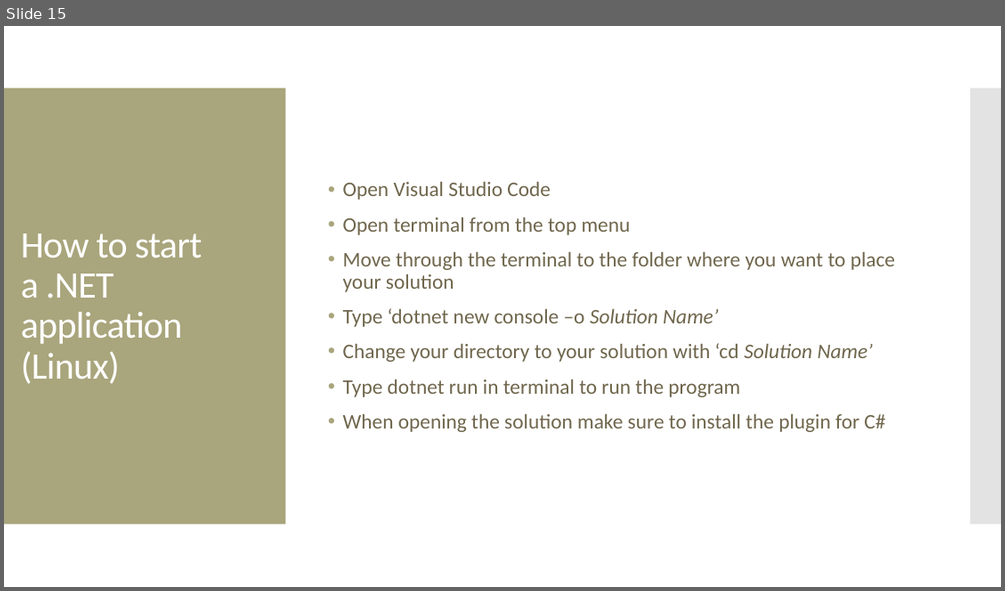
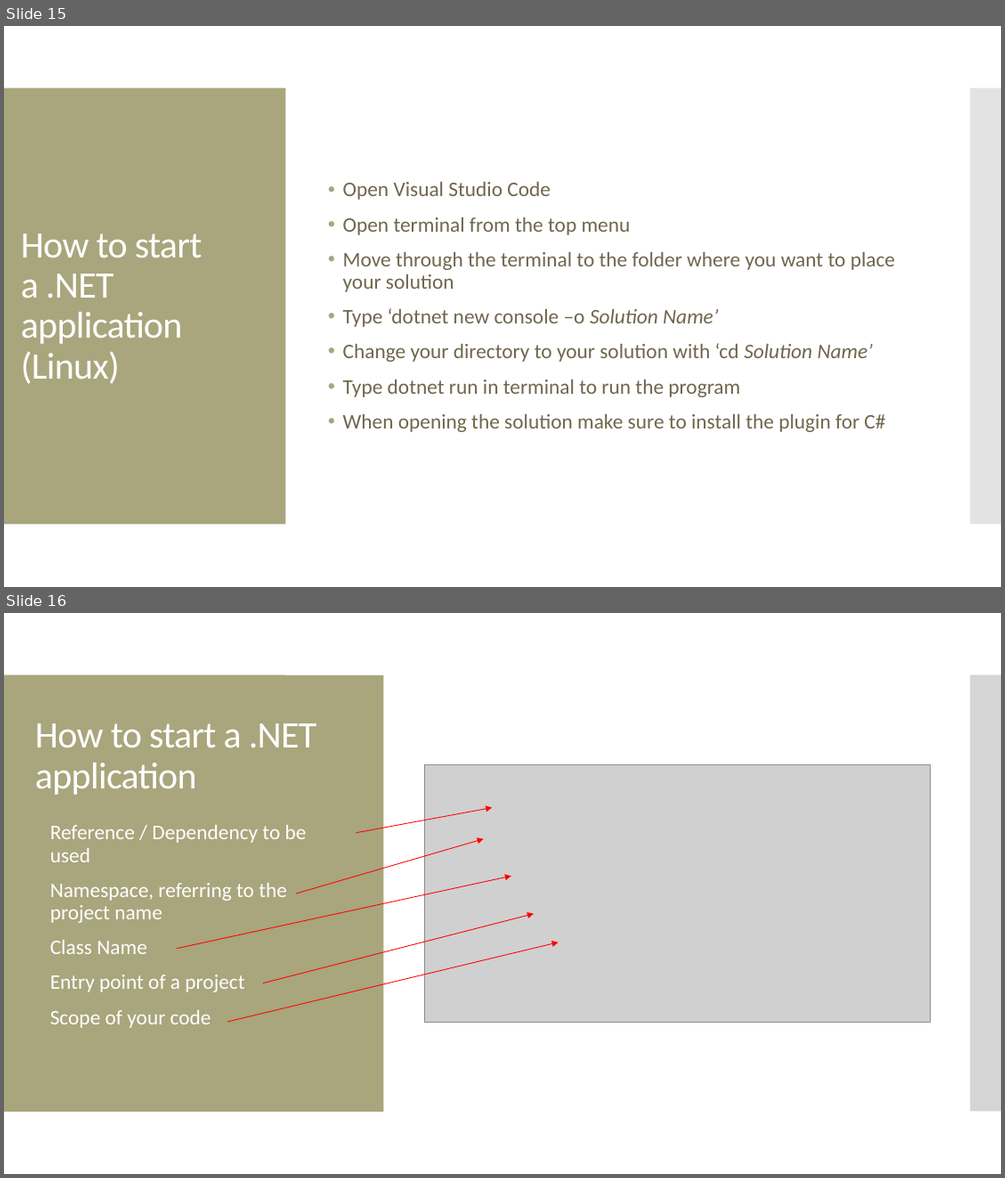
Before and after one commit to Manny-Apsel/.NET-C-Workshop, a slide deck: Presentation.pptx. Shown one above the other, each under a label of ours: slide 15 before the commit, slides 15 and 16 after it. The pictures are 1005x591 and 1005x1178 pixels, drawn with LibreOffice and Linux fonts; fonts in the diff are those of the drawing; grey boxes stand for pictures. Boxes give left, top, right and bottom in pixels: in the first picture for what was removed or moved away, otherwise in the second. Text is boxed around its words. In the diff, an @@ line names an element or a change of style, - is before the commit and + after.

```diff
--- a/Presentation.pptx
+++ b/Presentation.pptx
@@ slide 16 added at (x1=4, y1=613, x2=1001, y2=1174), background #FFFFFF; not listed: 1 template element that a slide beside it also shows @@
@@ rectangle added at (x1=4, y1=675, x2=286, y2=1111), fill #A9A57C @@
@@ rectangle added at (x1=4, y1=675, x2=384, y2=1111), fill #A9A57C @@
@@ rectangle added at (x1=971, y1=675, x2=1001, y2=1111), fill #C8C8C8 at 50% opacity @@
@@ title added at (x1=35, y1=723, x2=317, y2=795), 36 pt, text #FFFFFF @@
+How to start a .NET application
@@ picture added at (x1=424, y1=765, x2=930, y2=1022) @@
@@ text added at (x1=50, y1=825, x2=307, y2=1028), 20 pt, text #FFFFFF @@
+• Reference / Dependency to be used
+• Namespace, referring to the project name
+• Class Name
+• Entry point of a project
+• Scope of your code
@@ arrow added from (356, 833) to (493, 807), #FF0000 0.75 pt @@
@@ arrow added from (297, 893) to (484, 839), #FF0000 0.75 pt @@
@@ arrow added from (177, 948) to (511, 876), #FF0000 0.75 pt @@
@@ arrow added from (263, 983) to (534, 914), #FF0000 0.75 pt @@
@@ arrow added from (227, 1022) to (558, 942), #FF0000 0.75 pt @@
```
Also in this commit, not shown: 2 other slides added, 1 slide removed.
